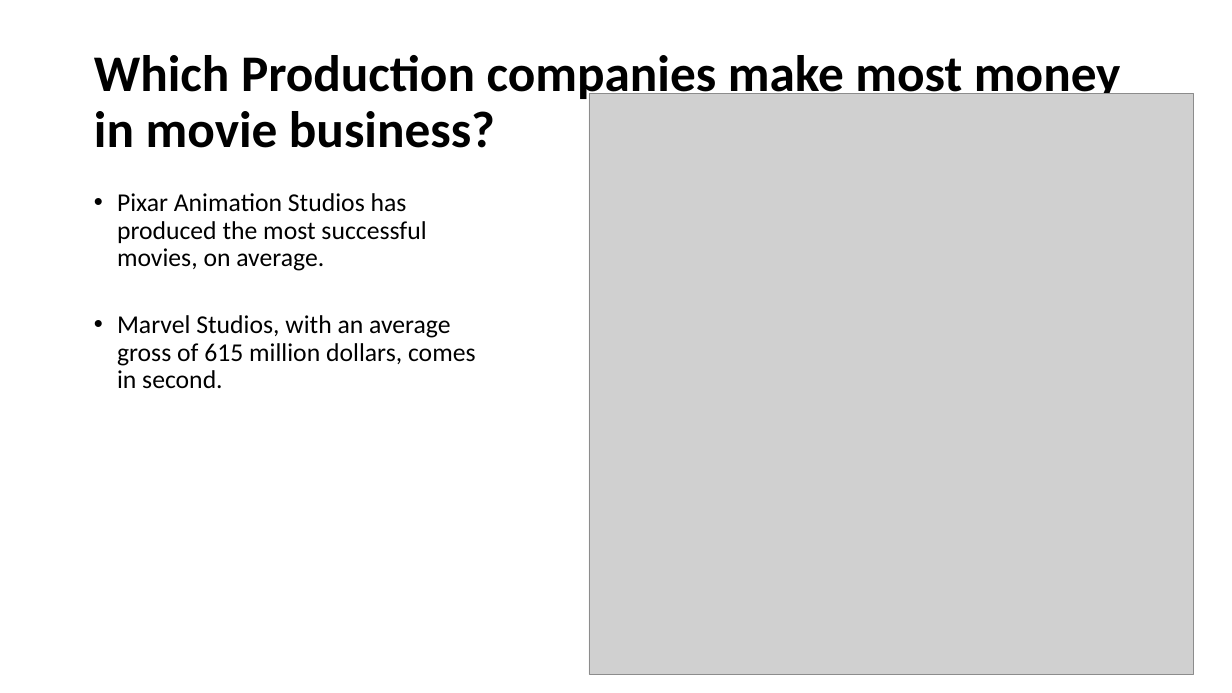
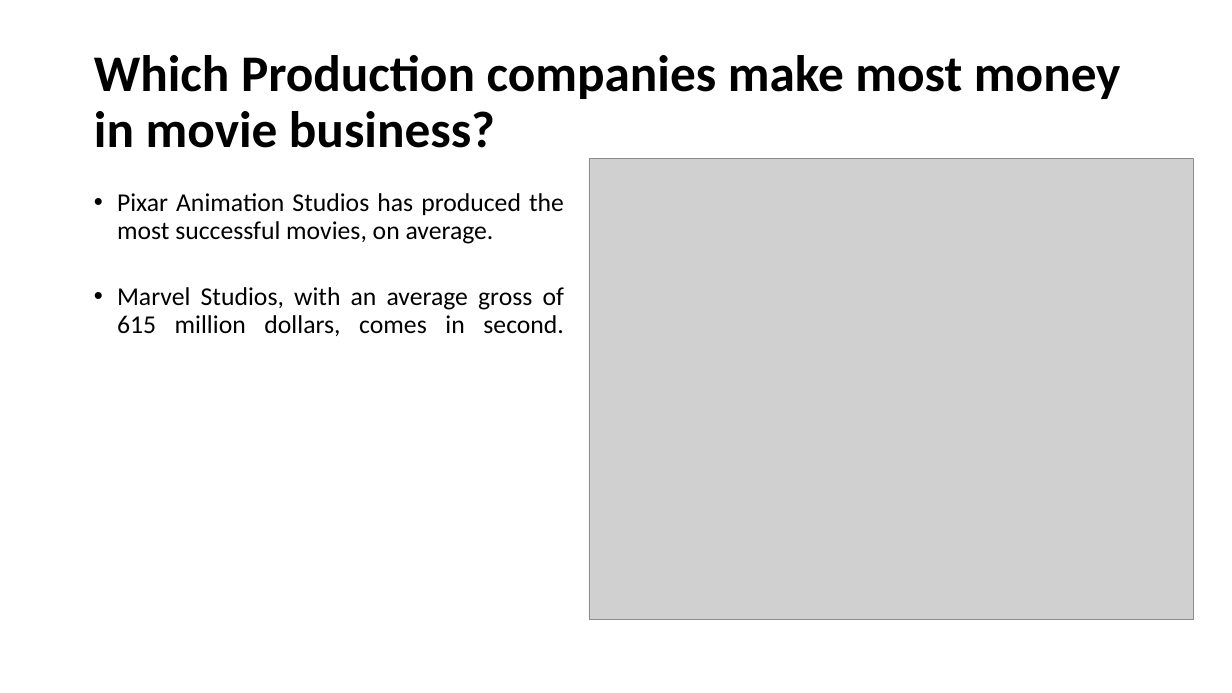
Before and after one commit to lasyabheemendra/Sprigboard-DatascienceProjects, a slide deck: slide 7 of Capstone2_Recommendation System for movies/Recommendation system.pptx. Drawn at 1232x693 pixels with LibreOffice and Linux fonts; fonts in the diff are those of the drawing; grey boxes stand for pictures. Boxes give left, top, right and bottom in pixels: in the first picture for what was removed or moved away, otherwise in the second. Text is boxed around its words. In the diff, an @@ line names an element or a change of style, - is before the commit and + after.

```diff
--- a/Capstone2_Recommendation System for movies/Recommendation system.pptx
+++ b/Capstone2_Recommendation System for movies/Recommendation system.pptx
@@ picture: place and size @@
-picture at [589, 93, 1194, 675]
+picture at [589, 159, 1194, 619]
@@ text "Pixar Animation Studios has produced ..." at [117, 193, 564, 336]: alignment left to justified @@
```
Also in this commit, not shown: 15 other slides changed, 23 slides added, 2 slides removed.
